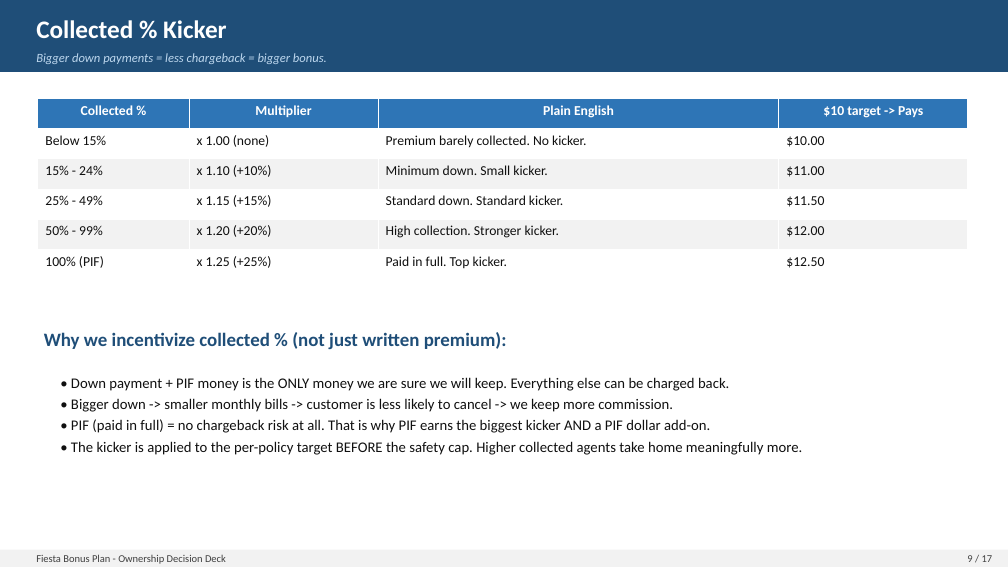
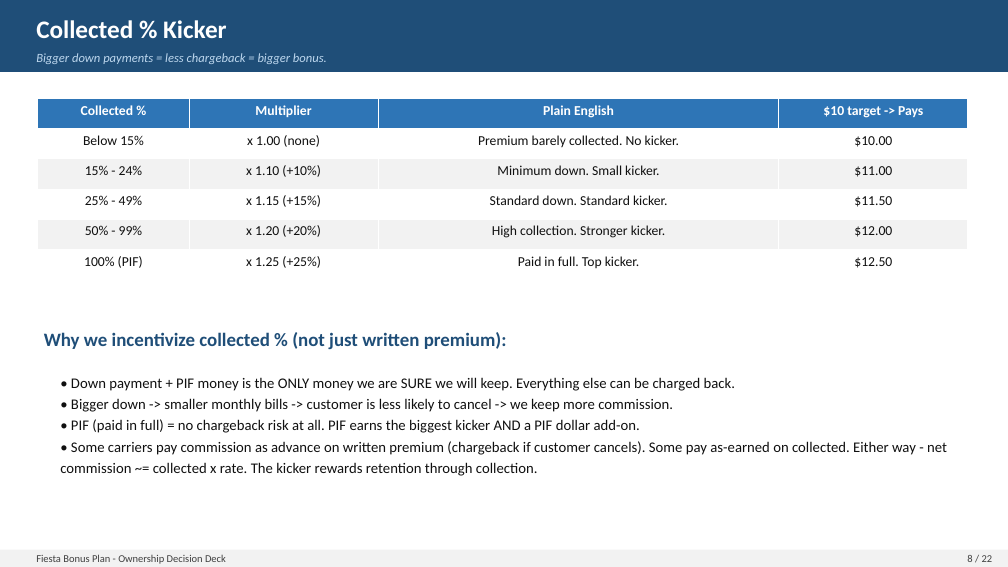
Before and after one commit to FAUS-tech/fiesta-bonus, a slide deck: slide 8 of output/Bonus_Proposal_Presentation.pptx (slide 9 before the commit). Drawn at 1008x567 pixels with LibreOffice and Linux fonts; fonts in the diff are those of the drawing. Boxes give left, top, right and bottom in pixels: in the first picture for what was removed or moved away, otherwise in the second. Text is boxed around its words. In the diff, an @@ line names an element or a change of style, - is before the commit and + after.

```diff
--- a/output/Bonus_Proposal_Presentation.pptx
+++ b/output/Bonus_Proposal_Presentation.pptx
@@ table at [38,98,968,280] @@
@@ alignment left to centre @@
@@ text at [71,377,735,391]: text changed @@
-• Down payment + PIF money is the ONLY money we are sure we will keep. Everything else can be charged back.
+• Down payment + PIF money is the ONLY money we are SURE we will keep. Everything else can be charged back.
@@ text at [60,419,947,476]: text changed @@
-• PIF (paid in full) = no chargeback risk at all. That is why PIF earns the biggest kicker AND a PIF dollar add-on.
-• The kicker is applied to the per-policy target BEFORE the safety cap. Higher collected agents take home meaningfully more.
+• PIF (paid in full) = no chargeback risk at all. PIF earns the biggest kicker AND a PIF dollar add-on.
+• Some carriers pay commission as advance on written premium (chargeback if customer cancels). Some pay as-earned on collected. Either way - net commission ~= collected x rate. The kicker rewards retention through collection.
@@ text at [967,555,993,562]: text changed @@
-9 / 17
+8 / 22
```
Also in this commit, not shown: 14 other slides changed, 7 slides added, 2 slides removed, 3 other files.
